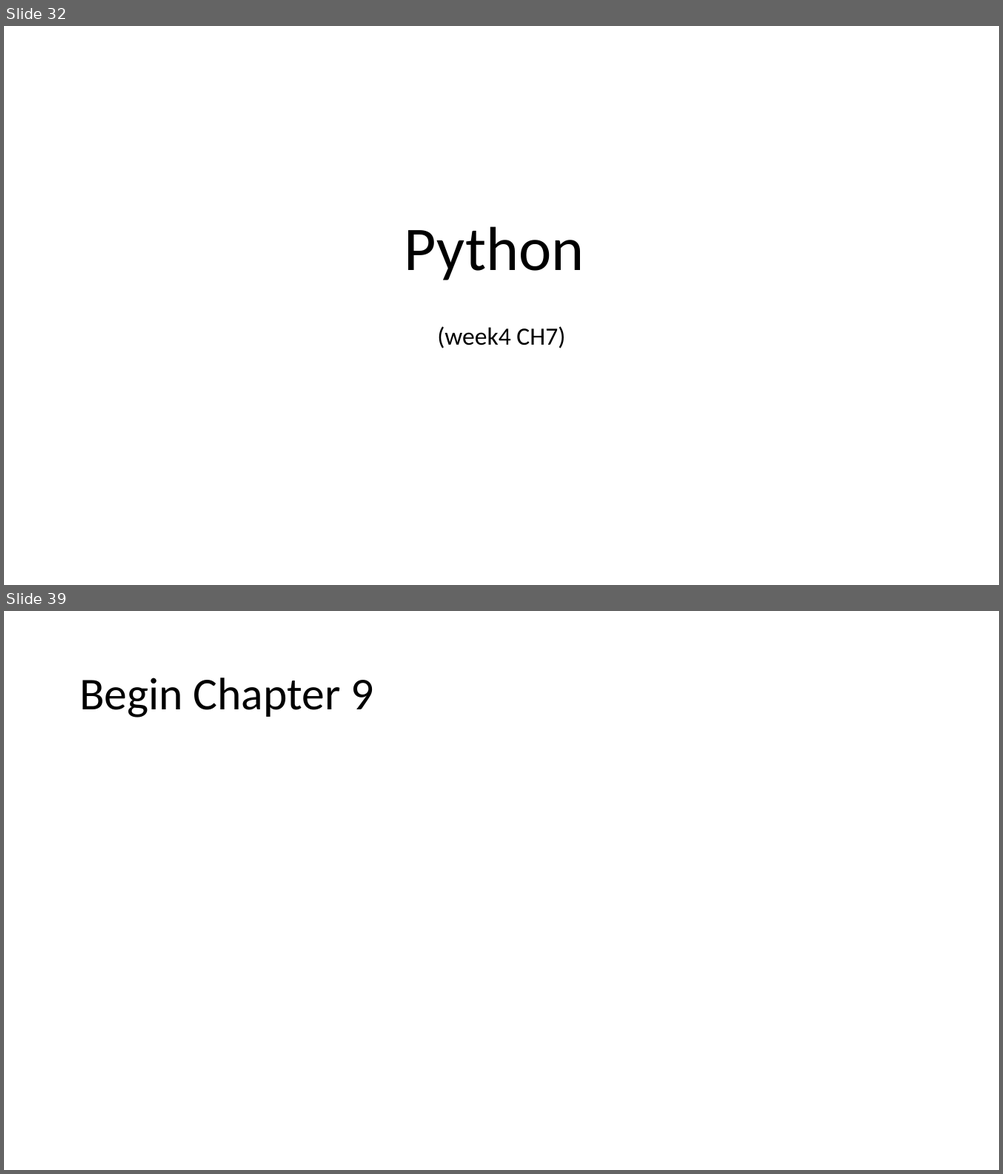
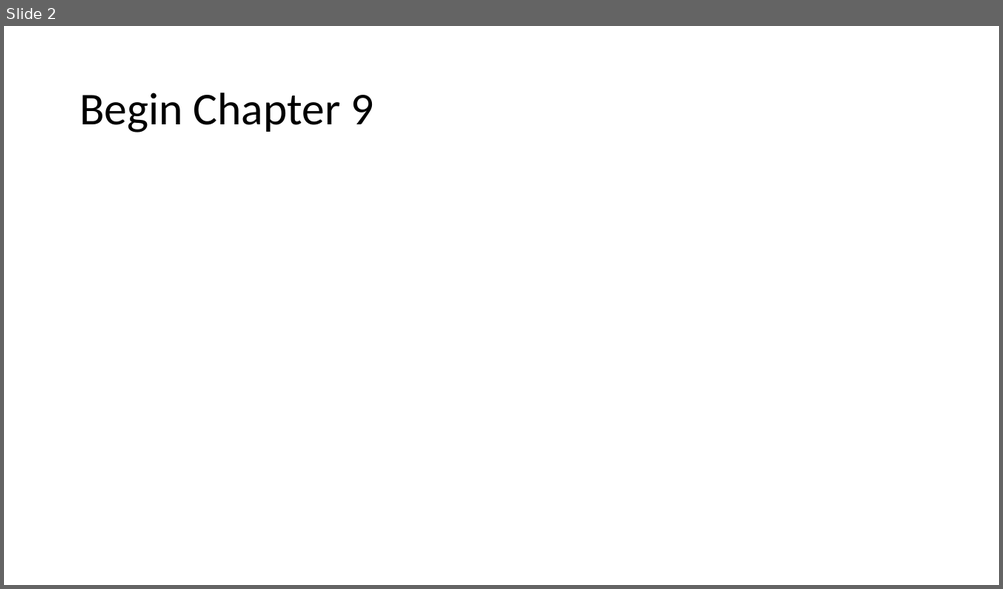
Before and after one commit to MobyAtTheo/PSG3, a slide deck: week05-ch9-15plus-pys.pptx. Shown one above the other, each under a label of ours: slides 32 and 39 before the commit, slide 2 after it; the slides between them are not shown. The pictures are 1003x1174 and 1003x589 pixels, drawn with LibreOffice and Linux fonts; fonts in the diff are those of the drawing. Boxes give left, top, right and bottom in pixels: in the first picture for what was removed or moved away, otherwise in the second. Text is boxed around its words. In the diff, an @@ line names an element or a change of style, - is before the commit and + after.

Commit message:
Updated with Python3, previous weeks slide removed.  (see Week04 and prior files for earlier slides.) 	modified:   week05-ch9-15plus-pys.pptx

```diff
--- a/week05-ch9-15plus-pys.pptx
+++ b/week05-ch9-15plus-pys.pptx
@@ slide 32 removed at (4,26,999,585), background #FFFFFF @@
@@ title removed at (404,227,584,281) @@
-Python
@@ subtitle removed at (437,326,565,349) @@
-(week4 CH7)
@@ what was slide 39 is now slide 2 @@
```
Also in this commit, not shown: 36 other slides removed.
